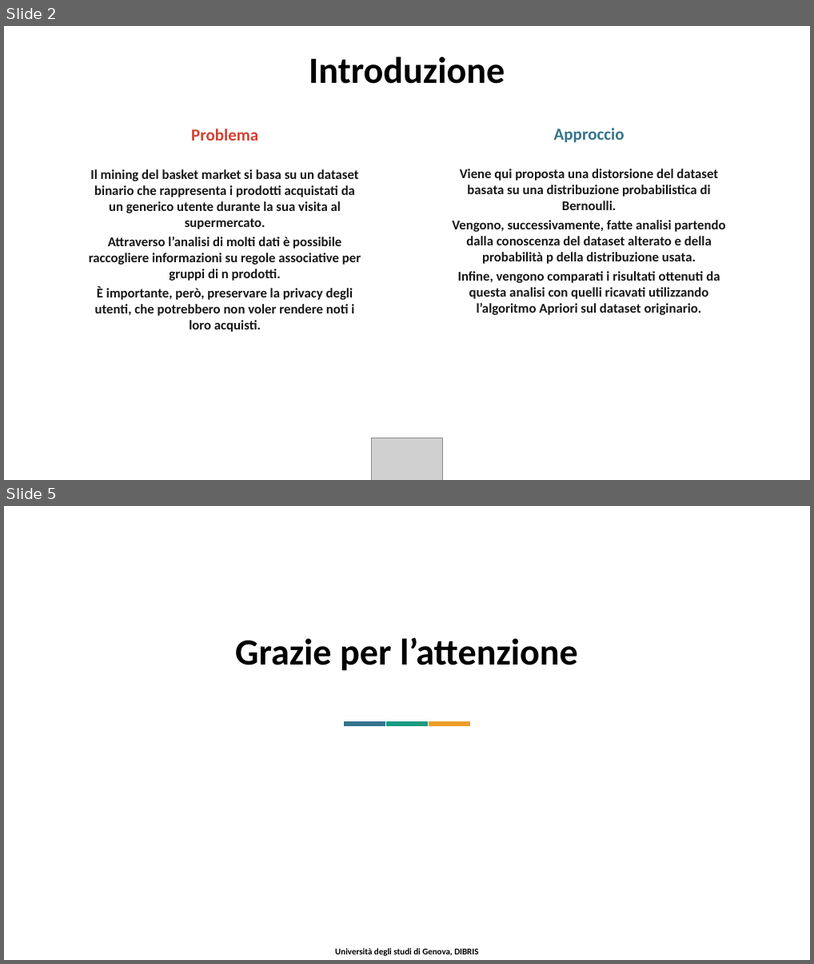
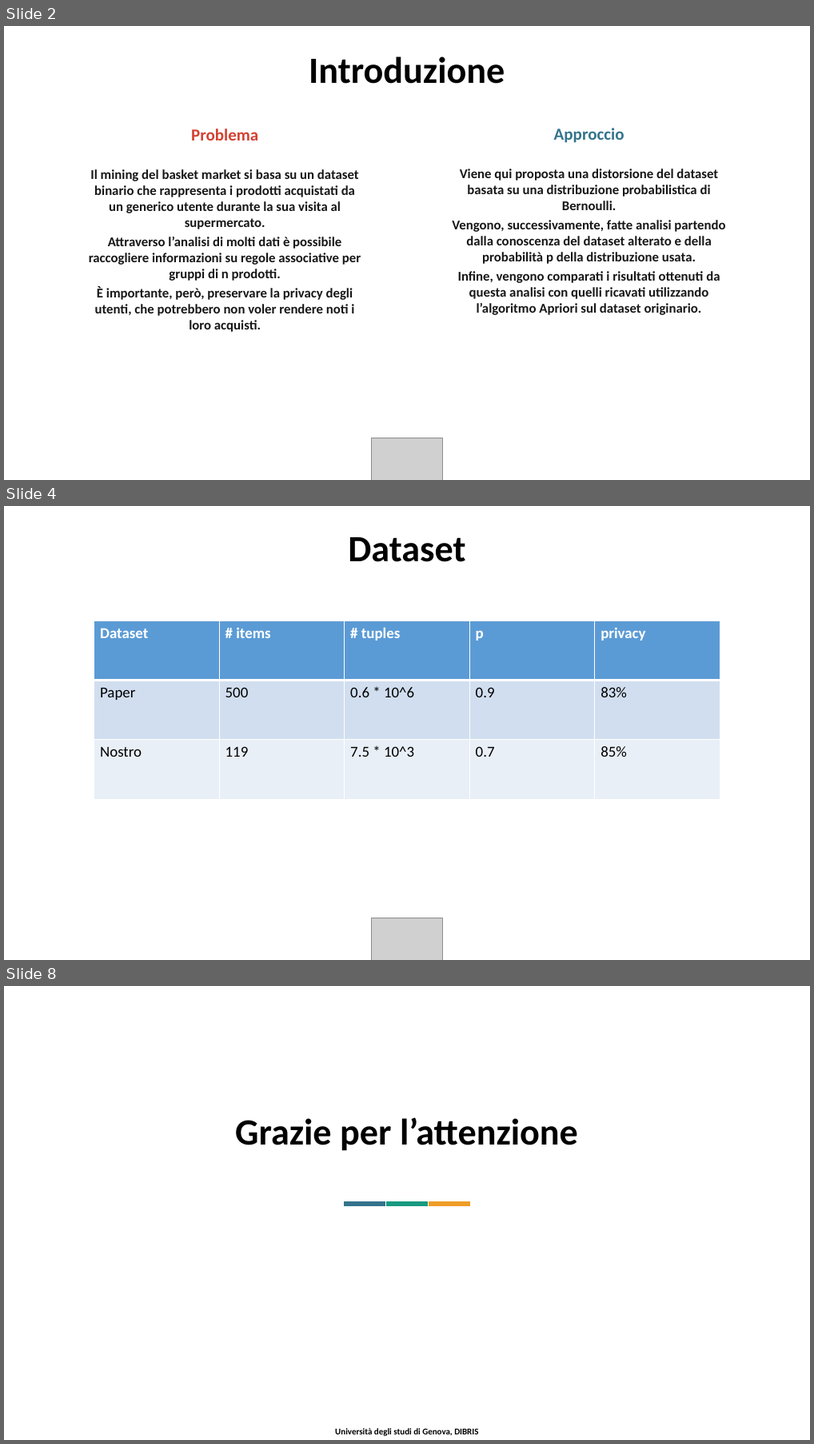
Before and after one commit to jf994/DataProtectionProject, a slide deck: docs/Presentazione.pptx. Shown one above the other, each under a label of ours: slides 2 and 5 before the commit, slides 2, 4 and 8 after it; the slides between them are not shown. The pictures are 814x964 and 814x1444 pixels, drawn with LibreOffice and Linux fonts; fonts in the diff are those of the drawing; grey boxes stand for pictures; background and template pictures are left out. Boxes give left, top, right and bottom in pixels: in the first picture for what was removed or moved away, otherwise in the second. Text is boxed around its words. In the diff, an @@ line names an element or a change of style, - is before the commit and + after.

```diff
--- a/docs/Presentazione.pptx
+++ b/docs/Presentazione.pptx
@@ slide 4 added at box(4, 506, 810, 960), background picture (left out) @@
@@ text added at box(348, 537, 466, 562), 44 pt, text #000000, bold @@
+Dataset
@@ table added at box(94, 620, 720, 799), 3 rows, 5 columns @@
+Dataset | # items | # tuples | p | privacy
+Paper | 500 | 0.6 * 10^6 | 0.9 | 83%
+Nostro | 119 | 7.5 * 10^3 | 0.7 | 85%
@@ picture added at box(372, 917, 443, 960) @@
@@ what was slide 5 is now slide 8 @@
```
Also in this commit, not shown: 2 slides changed, 2 other slides added.
